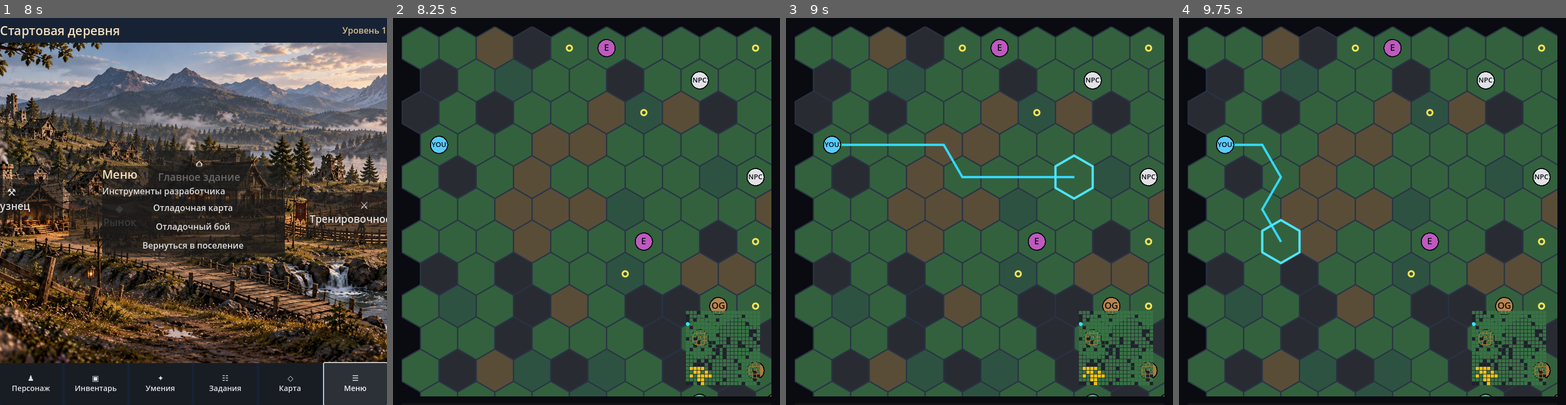
Above: before the commit, frames 1-4 (left to right).
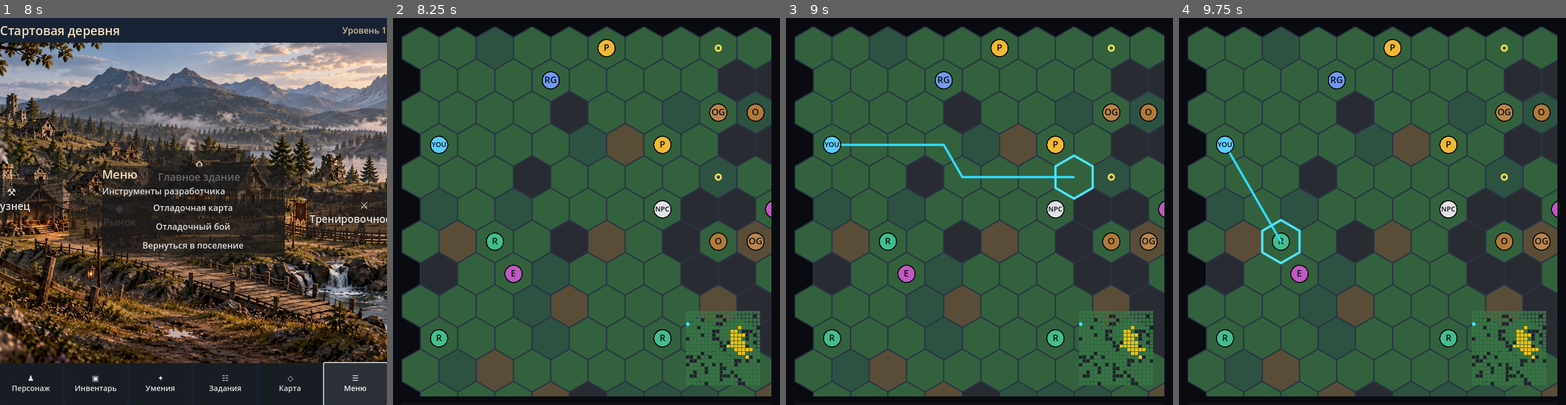
Above: after the commit, the same moments.

Repository: Archoniou1987/Battle-of-Artheon
Game: Godot game, scene res://scenes/main/main.tscn
Same seed, same stepped clock (60 frames per second), same inputs: the game is played once before the commit and once after it.
Inputs (mouse positions are in pixels of both pictures, inside the frame that each line leads up to):
- Up to frame 1 (8 s): click "⚒ Кузнец" at 0.5 s; click "◆ Рынок" at 1.25 s; click "⌂ Главное здание" at 2 s; click "⚔ Тренировочное поле" at 2.75 s; click "♟ Персонаж" at 3.5 s; click "▣ Инвентарь" at 4.25 s; click "✦ Умения" at 5 s; click "☷ Задания" at 5.75 s; click "◇ Карта" at 6.5 s; click "☰ Меню" at 7.25 s
- Up to frame 2 (8.25 s): click "Отладочная карта" at 8 s
- Up to frame 3 (9 s): tap Enter at 8.75 s; move the mouse to (1064, 192) at 8.77 s; click (1064, 192) at 8.92 s
- Up to frame 4 (9.75 s): tap Space at 9.5 s; drag from (1295, 230) to (1353, 288) at 9.52 s

Frame 1 is identical in both runs. In frame 2, 36% of the frame differs, in the area x 2-98%, y 2-98%; in frame 3, 36%; in frame 4, 36%.

Commit message:
Generate thematic regions before ordinary terrain and reserve all region cells

Diff:
--- a/core/map/location_generator.gd
+++ b/core/map/location_generator.gd
@@ -35,10 +35,22 @@
 	var protected:Dictionary={}
 	for pos in guaranteed_path:
 		protected[pos]=true
+	var region_result:Dictionary=MapRegionGenerator.generate(map,entrance,exit,guaranteed_path,rng)
+	var thematic_reserved:Dictionary={}
+	for region in region_result["regions"]:
+		for pos in region["cells"]:
+			thematic_reserved[pos]=true
+	for pocket in region_result["pockets"]:
+		for pos in pocket["cells"]:
+			thematic_reserved[pos]=true
+		for pos in pocket["border"]:
+			thematic_reserved[pos]=true
+		thematic_reserved[pocket["gate"]]=true
+	# Standard terrain is generated only after the thematic regions are fixed.
 	for r in range(safe_height):
 		for q in range(safe_width):
 			var pos:=Vector2i(q,r)
-			if protected.has(pos) or pos==entrance or pos==exit:
+			if protected.has(pos) or pos==entrance or pos==exit or thematic_reserved.has(pos):
 				continue
 			var roll:=rng.randf()
 			if roll<0.12:
@@ -47,13 +59,6 @@
 				map.set_terrain(pos,"swamp",2.0)
 			elif roll<0.42:
 				map.set_terrain(pos,"rough",1.5)
-	var region_result:Dictionary=MapRegionGenerator.generate(map,entrance,exit,guaranteed_path,rng)
-	var thematic_reserved:Dictionary={}
-	for pocket in region_result["pockets"]:
-		for pos in pocket["cells"]:
-			thematic_reserved[pos]=true
-		for pos in pocket["border"]:
-			thematic_reserved[pos]=true
 	map.mark_visited(entrance)
 
 	# Guarded objects are deliberately built as one-cell dead-end pockets.
